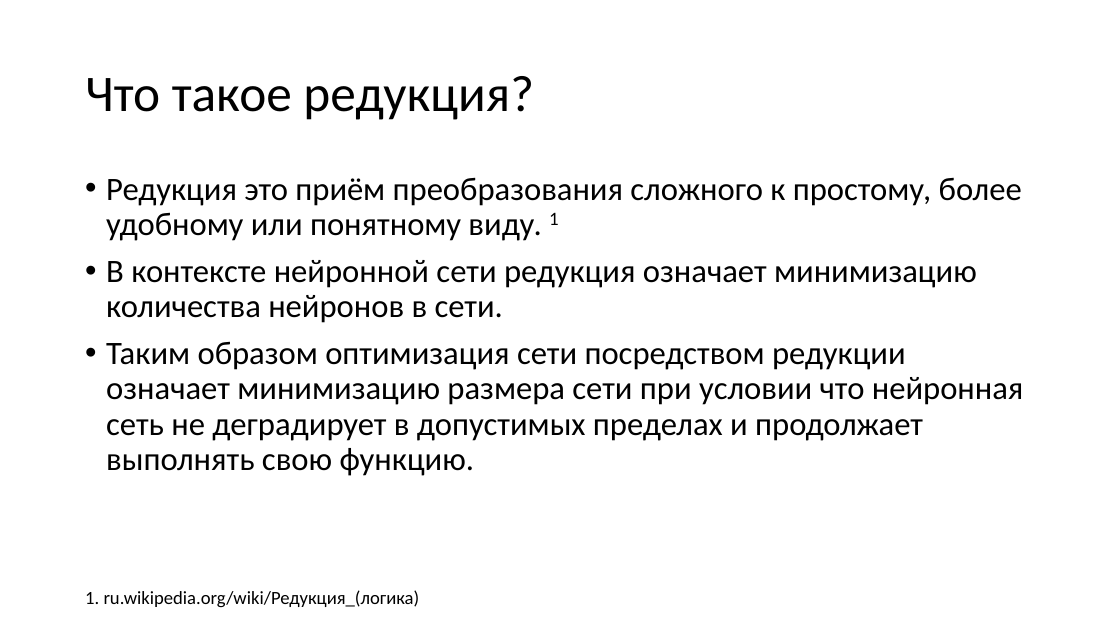
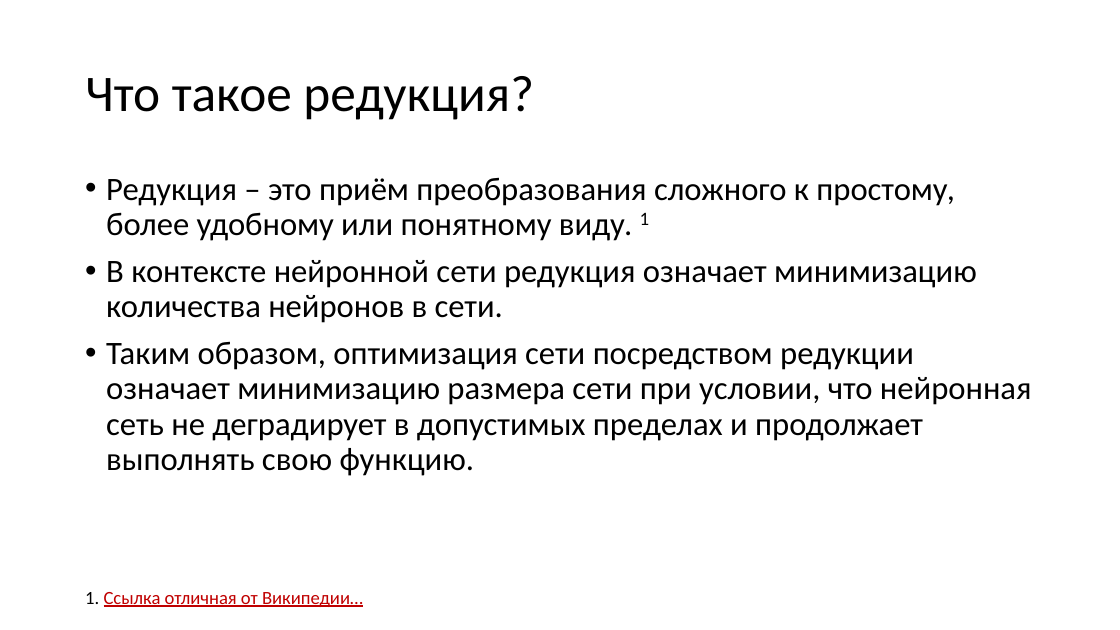
Before and after one commit to sven4500/masters-diploma, a slide deck: slide 5 of Презентация/Пезентация.ppt. Drawn at 1120x630 pixels with LibreOffice and Linux fonts; fonts in the diff are those of the drawing. Boxes give left, top, right and bottom in pixels: in the first picture for what was removed or moved away, otherwise in the second. Text is boxed around its words. In the diff, an @@ line names an element or a change of style, - is before the commit and + after.

```diff
--- a/Презентация/Пезентация.ppt
+++ b/Презентация/Пезентация.ppt
@@ text at bbox=[106, 177, 954, 241]: text changed @@
-• Редукция это приём преобразования сложного к простому, более удобному или понятному виду. 1
+• Редукция – это приём преобразования сложного к простому, более удобному или понятному виду. 1
@@ text at bbox=[106, 341, 1032, 476]: text changed @@
-• Таким образом оптимизация сети посредством редукции означает минимизацию размера сети при условии что нейронная сеть не деградирует в допустимых пределах и продолжает выполнять свою функцию.
+• Таким образом, оптимизация сети посредством редукции означает минимизацию размера сети при условии, что нейронная сеть не деградирует в допустимых пределах и продолжает выполнять свою функцию.
@@ text at bbox=[85, 592, 363, 607]: text changed; text colour #000000 to #C00000 @@
-1. ru.wikipedia.org/wiki/Редукция_(логика)
+1. Ссылка отличная от Википедии…
```
Also in this commit, not shown: 8 other slides changed, 2 slides added, 1 slide removed.
